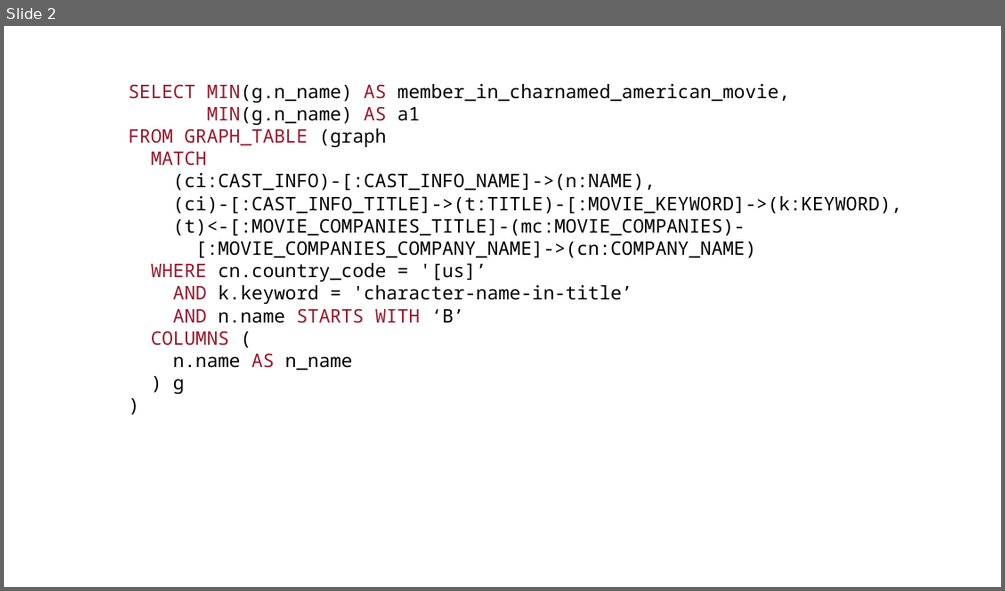
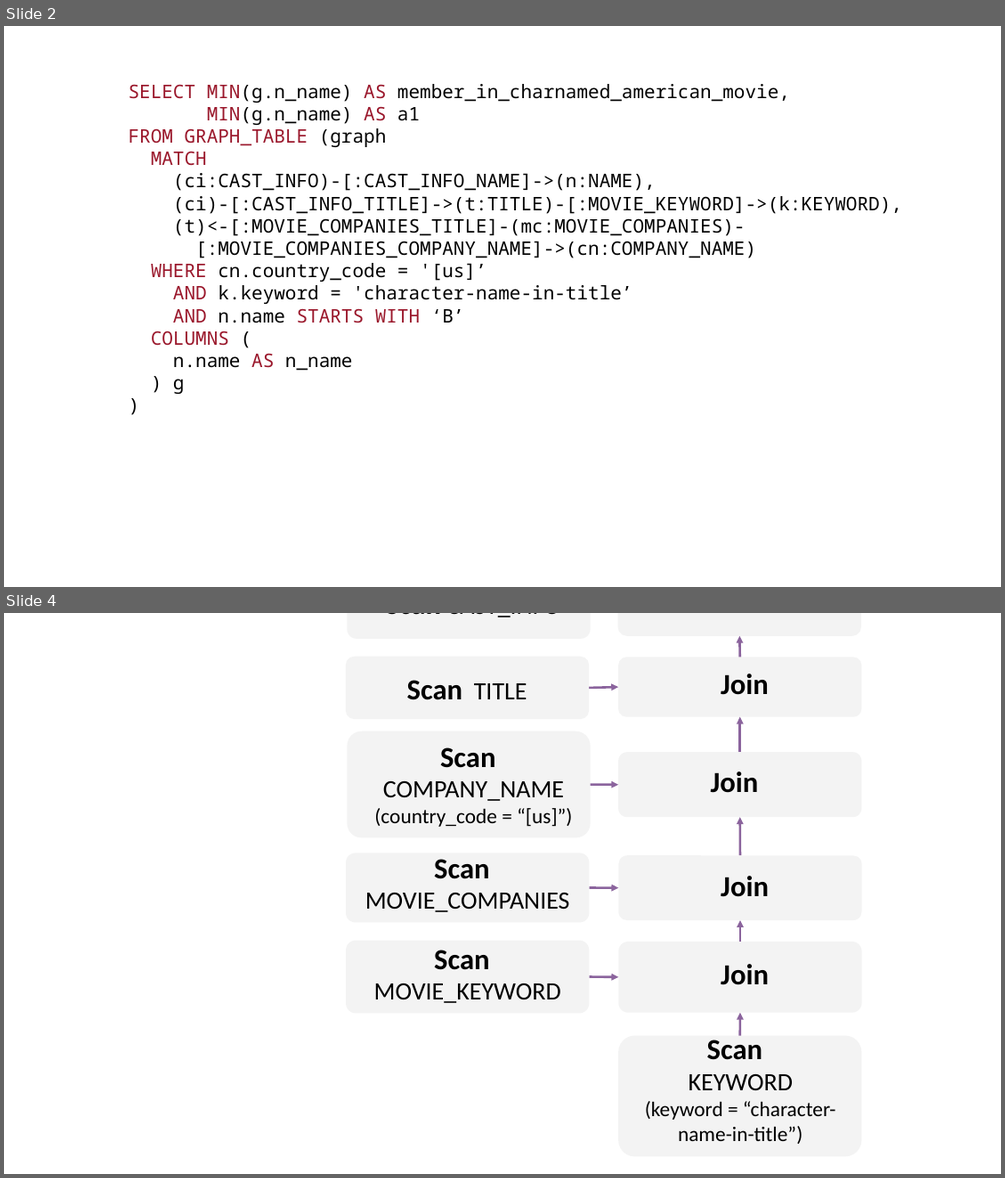
Before and after one commit to GraphScope/relgo, a slide deck: revise.pptx. Shown one above the other, each under a label of ours: slide 2 before the commit, slides 2 and 4 after it; the slides between them are not shown. The pictures are 1005x591 and 1005x1178 pixels, drawn with LibreOffice and Linux fonts; fonts in the diff are those of the drawing. Boxes give left, top, right and bottom in pixels: in the first picture for what was removed or moved away, otherwise in the second. Text is boxed around its words. In the diff, an @@ line names an element or a change of style, - is before the commit and + after.

```diff
--- a/revise.pptx
+++ b/revise.pptx
@@ slide 4 added at bbox=[4, 613, 1001, 1174], background #FFFFFF @@
@@ rounded rectangle added at bbox=[348, 613, 591, 639], fill #F3F3F3 @@
@@ text added at bbox=[386, 613, 560, 617], 24 pt, text #000000 @@
+Scan CAST_INFO
@@ rounded rectangle added at bbox=[618, 613, 861, 635], fill #F3F3F3 @@
@@ arrow added from (740, 657) to (740, 636), #8B649D 2.25 pt @@
@@ rounded rectangle added at bbox=[346, 657, 589, 719], fill #F3F3F3 @@
@@ rounded rectangle added at bbox=[619, 657, 862, 717], fill #F3F3F3 @@
@@ text added at bbox=[407, 680, 527, 700], 24 pt, text #000000 @@
+Scan TITLE
@@ arrow added from (589, 688) to (619, 687), #8B649D 2.25 pt @@
@@ text added at bbox=[720, 674, 769, 695], 28 pt, text #000000, bold @@
+Join
@@ arrow added from (740, 752) to (740, 717), #8B649D 2.25 pt @@
@@ rounded rectangle added at bbox=[348, 731, 591, 837], fill #F3F3F3 @@
@@ text added at bbox=[374, 747, 572, 827], 20 pt, text #000000 @@
+Scan
+COMPANY_NAME
+(country_code = “[us]”)
@@ rounded rectangle added at bbox=[619, 752, 862, 817], fill #F3F3F3 @@
@@ text added at bbox=[711, 771, 759, 793], 28 pt, text #000000, bold @@
+Join
@@ arrow added from (591, 784) to (619, 784), #8B649D 2.25 pt @@
@@ arrow added from (741, 855) to (740, 817), #8B649D 2.25 pt @@
@@ rounded rectangle added at bbox=[346, 853, 589, 923], fill #F3F3F3 @@
@@ text added at bbox=[365, 859, 570, 912], 24 pt, text #000000 @@
+Scan
+MOVIE_COMPANIES
@@ rounded rectangle added at bbox=[619, 855, 862, 920], fill #F3F3F3 @@
@@ text added at bbox=[720, 876, 769, 897], 28 pt, text #000000, bold @@
+Join
@@ arrow added from (590, 887) to (619, 887), #8B649D 2.25 pt @@
@@ arrow added from (741, 941) to (741, 920), #8B649D 2.25 pt @@
@@ rounded rectangle added at bbox=[346, 941, 589, 1013], fill #F3F3F3 @@
@@ text added at bbox=[374, 949, 561, 1003], 24 pt, text #000000 @@
+Scan
+MOVIE_KEYWORD
@@ rounded rectangle added at bbox=[619, 941, 862, 1013], fill #F3F3F3 @@
@@ text added at bbox=[646, 952, 844, 995], 28 pt, text #000000, bold @@
+Join
@@ arrow added from (590, 976) to (619, 977), #8B649D 2.25 pt @@
@@ text added at bbox=[720, 964, 769, 985], 28 pt, text #000000, bold @@
+Join
@@ arrow added from (740, 1036) to (741, 1013), #8B649D 2.25 pt @@
@@ rounded rectangle added at bbox=[619, 1036, 862, 1157], fill #F3F3F3 @@
@@ text added at bbox=[645, 1039, 836, 1143], 20 pt, text #000000 @@
+Scan
+KEYWORD
+(keyword = “character-name-in-title”)
```
Also in this commit, not shown: 2 slides changed, 4 other files.
